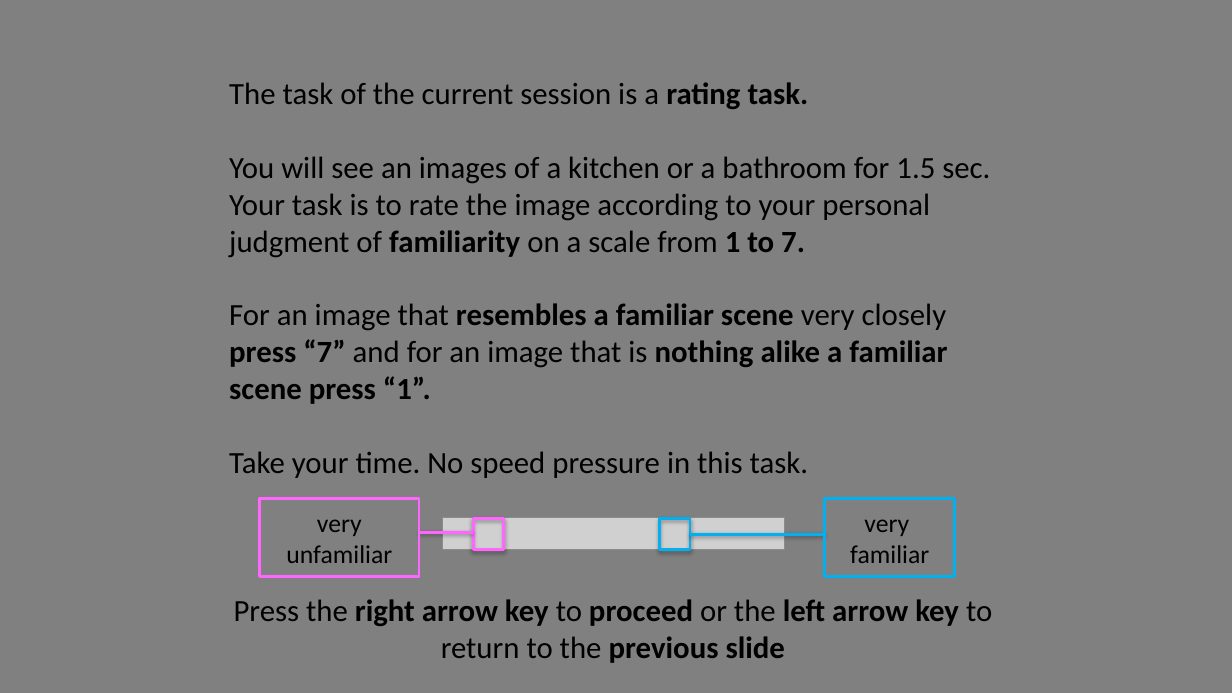
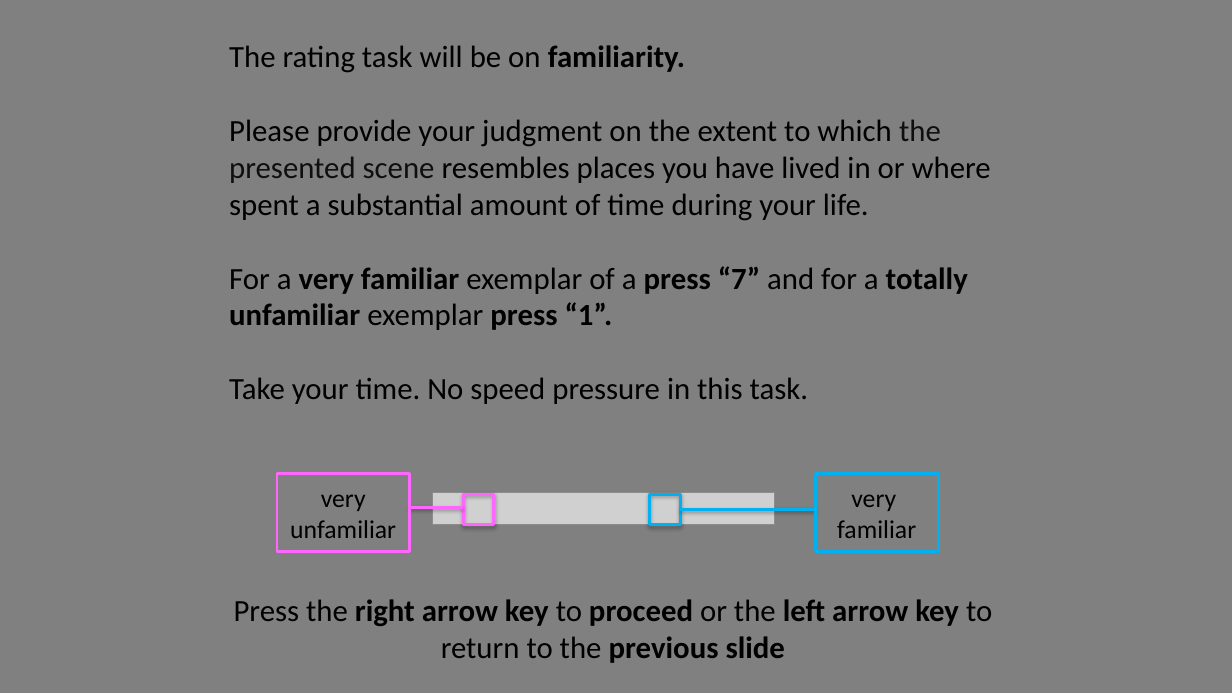
Before and after one commit to michaengeser/pep_wp4, a slide deck: slide 6 of instructions/Instructions.pptx (slide 7 before the commit). Drawn at 1232x693 pixels with LibreOffice and Linux fonts; fonts in the diff are those of the drawing; grey boxes stand for pictures. Boxes give left, top, right and bottom in pixels: in the first picture for what was removed or moved away, otherwise in the second. Text is boxed around its words. In the diff, an @@ line names an element or a change of style, - is before the commit and + after.

```diff
--- a/instructions/Instructions.pptx
+++ b/instructions/Instructions.pptx
@@ text at (229,45,991,330): text changed @@
-The task of the current session is a rating task.
-You will see an images of a kitchen or a bathroom for 1.5 sec. Your task is to rate the image according to your personal judgment of familiarity on a scale from 1 to 7.
-For an image that resembles a familiar scene very closely press “7” and for an image that is nothing alike a familiar scene press “1”.
+The rating task will be on familiarity.
+Please provide your judgment on the extent to which the presented scene resembles places you have lived in or where spent a substantial amount of time during your life.
+For a very familiar exemplar of a press “7” and for a totally unfamiliar exemplar press “1”.
@@ rectangle "very": place and size @@
-rectangle "very" at (260,499,419,577)
+rectangle "very" at (277,474,409,552)
@@ rectangle "very familiar": place and size @@
-rectangle "very familiar" at (825,499,956,577)
+rectangle "very familiar" at (815,474,938,552)
@@ text in rectangle at (290,494,396,538): text changed @@
-very unfamiliar
+very
+unfamiliar
@@ 2 rectangles, 2 lines, 1 picture: place and size @@
-2 rectangles, 2 lines, 1 picture at (420,518,825,550)
+2 rectangles, 2 lines, 1 picture at (409,493,815,525)
```
Also in this commit, not shown: 7 other slides changed, 4 slides added, 1 slide removed, 54 other files.
